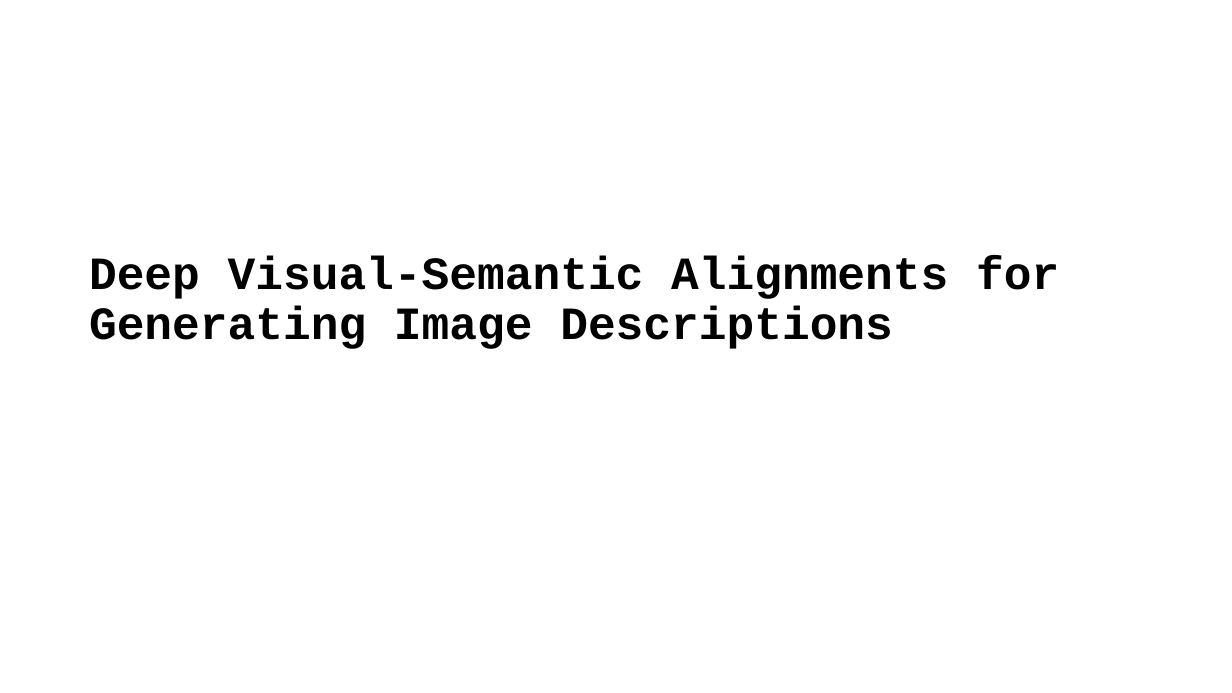
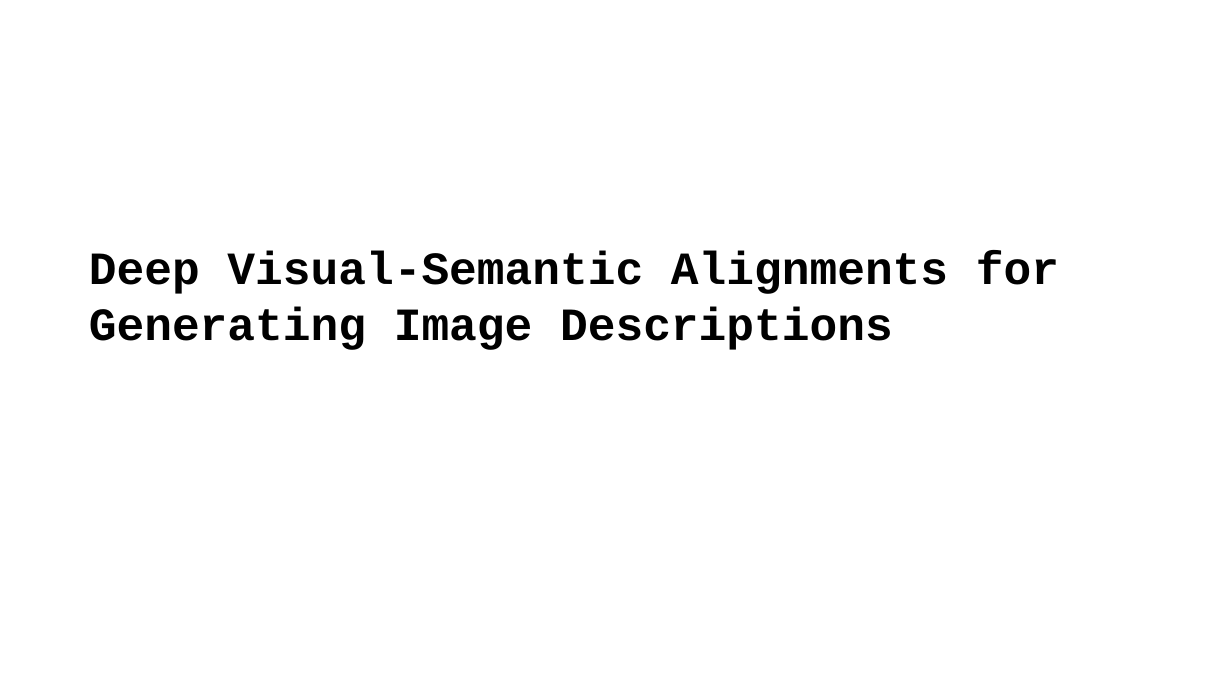
Before and after one commit to yysherlock/paper-notes, a slide deck: slide 1 of karpathy-cvpr2015.pptx. Drawn at 1232x693 pixels with LibreOffice and Linux fonts; fonts in the diff are those of the drawing. Boxes give left, top, right and bottom in pixels: in the first picture for what was removed or moved away, otherwise in the second. Text is boxed around its words. In the diff, an @@ line names an element or a change of style, - is before the commit and + after.

```diff
--- a/karpathy-cvpr2015.pptx
+++ b/karpathy-cvpr2015.pptx
@@ text "Deep Visual-Semantic Alignments for Generating ..." at <box>89,251,1059,350</box>: line spacing 0.9 to 1 @@
```
Also in this commit, not shown: 2 other slides changed, 2 slides added, 1 slide removed, 1 other file.
